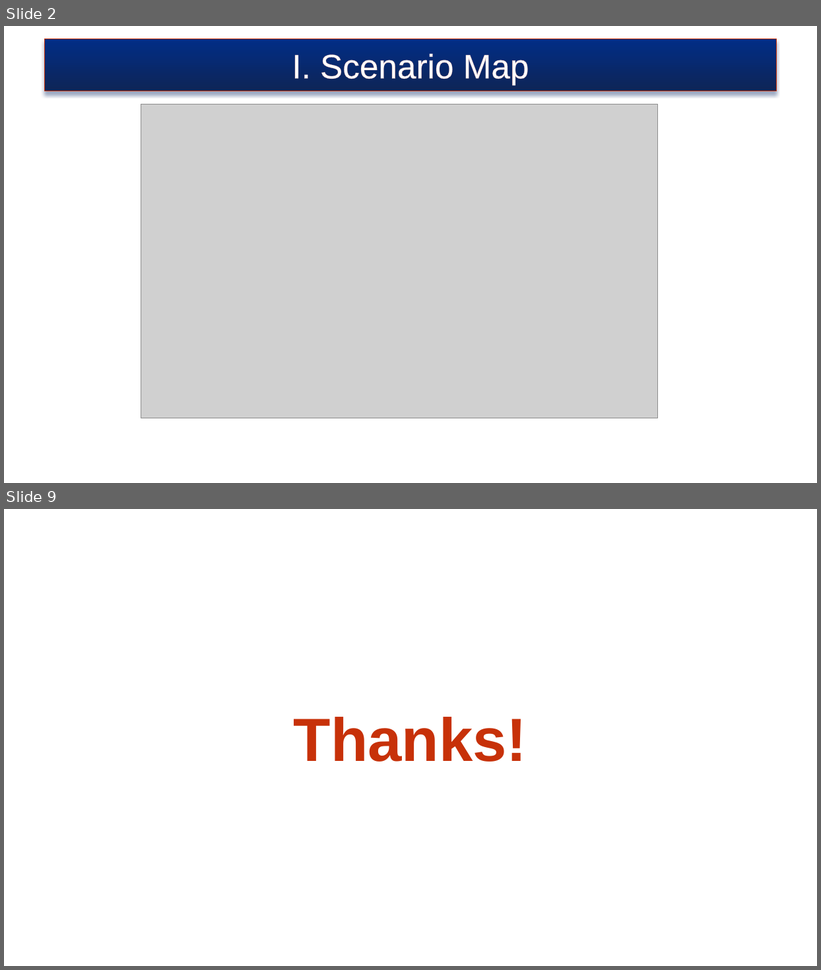
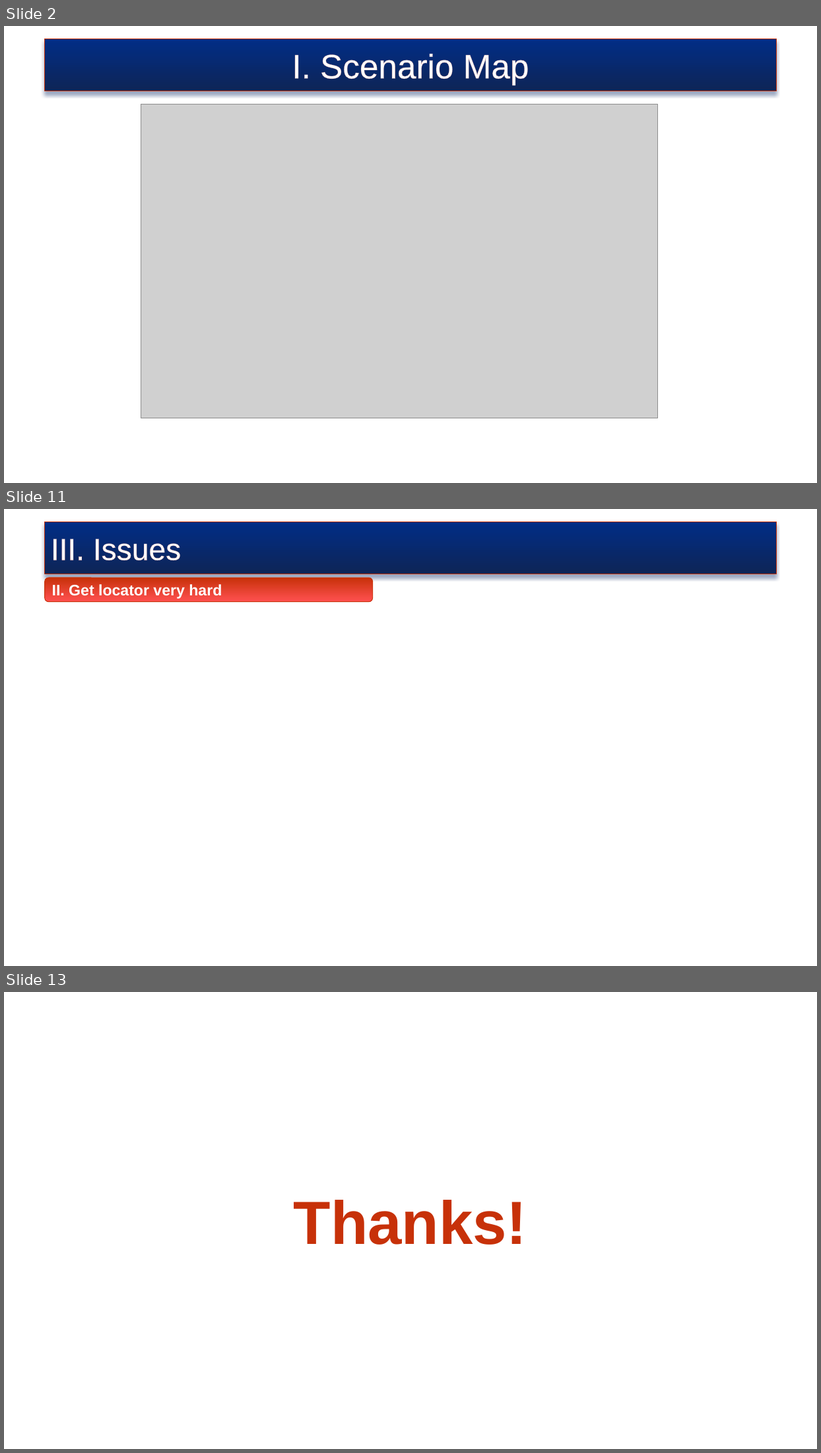
Before and after one commit to truyenkv/sharing, a slide deck: Sharing.pptx. Shown one above the other, each under a label of ours: slides 2 and 9 before the commit, slides 2, 11 and 13 after it; the slides between them are not shown. The pictures are 821x970 and 821x1453 pixels, drawn with LibreOffice and Linux fonts; fonts in the diff are those of the drawing; grey boxes stand for pictures; background and template pictures are left out. Boxes give left, top, right and bottom in pixels: in the first picture for what was removed or moved away, otherwise in the second. Text is boxed around its words. In the diff, an @@ line names an element or a change of style, - is before the commit and + after.

```diff
--- a/Sharing.pptx
+++ b/Sharing.pptx
@@ slide 11 added at (4,509,817,966), background picture (left out) @@
@@ rectangle added at (45,522,777,574), fill gradient #012D86 to #0E2557, outline #C73109 0.75 pt, 36 pt, text #FFFFFF @@
+III. Issues
@@ rounded rectangle added at (45,578,373,602), fill gradient #C73109 to #FF5050, outline #C73109 0.75 pt, 18 pt, text #FFFFFF, bold @@
+II. Get locator very hard
@@ what was slide 9 is now slide 13 @@
```
Also in this commit, not shown: 5 slides changed, 4 other slides added, 1 slide removed.
